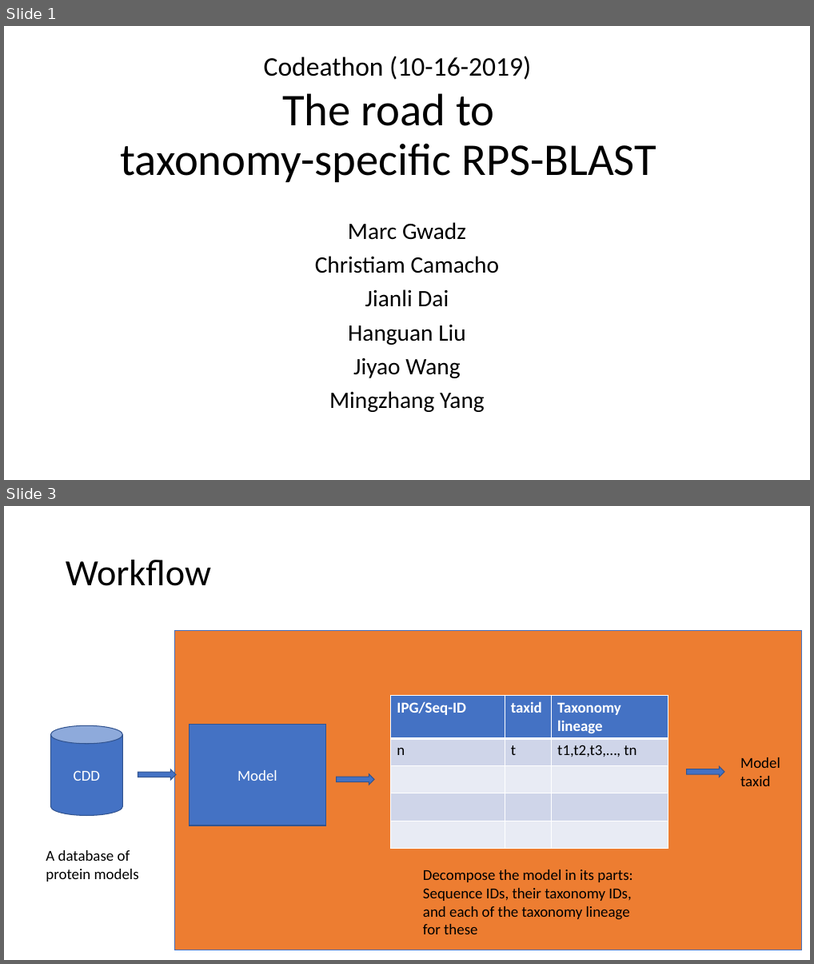
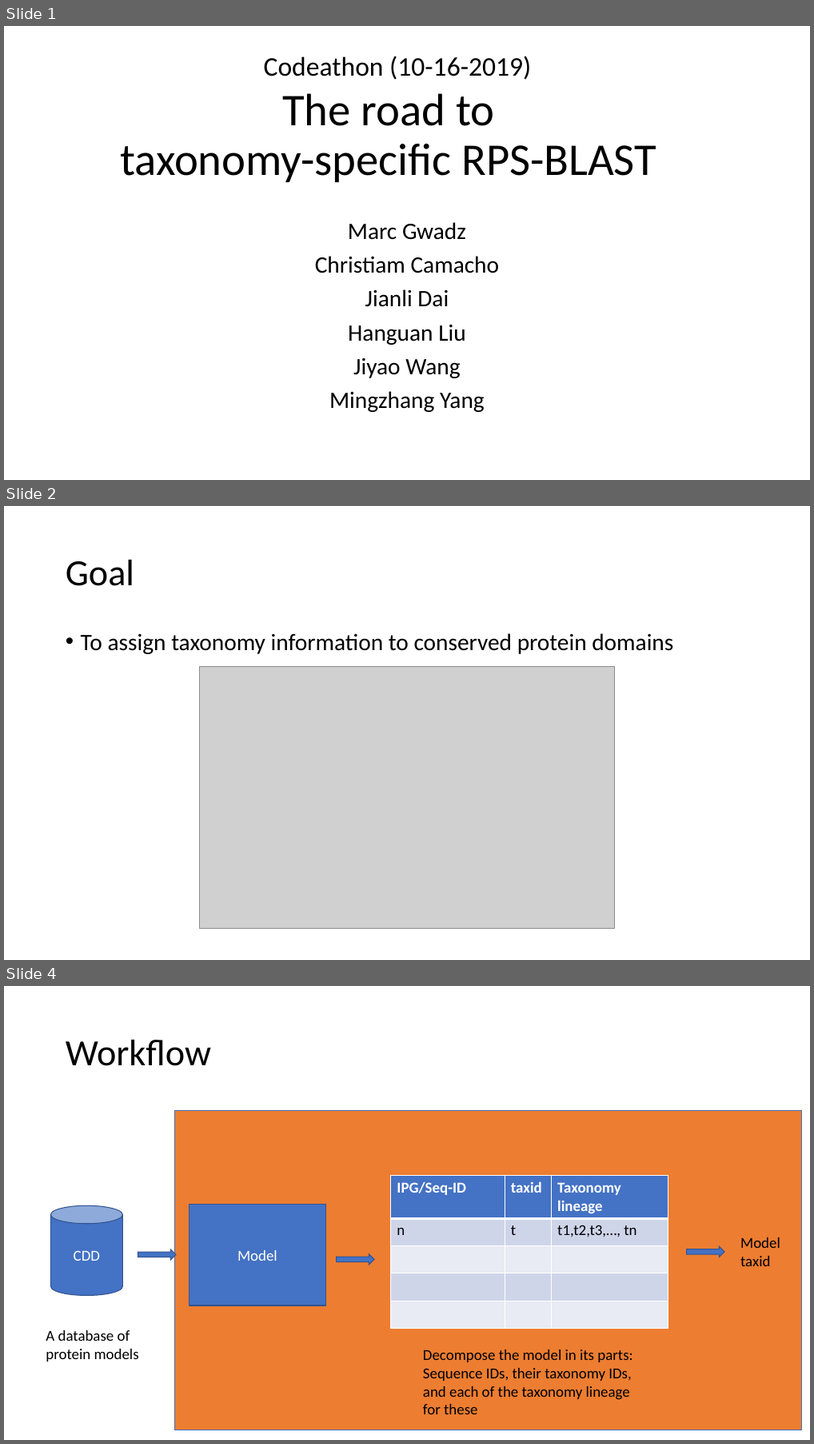
Before and after one commit to NCBI-Codeathons/Taxonomy-specific-RPS-BLAST-part-I, a slide deck: Presentation/Taxonomy-specific RPS-BLAST.pptx. Shown one above the other, each under a label of ours: slides 1 and 3 before the commit, slides 1, 2 and 4 after it; the slides between them are not shown. The pictures are 814x964 and 814x1444 pixels, drawn with LibreOffice and Linux fonts; fonts in the diff are those of the drawing; grey boxes stand for pictures. Boxes give left, top, right and bottom in pixels: in the first picture for what was removed or moved away, otherwise in the second. Text is boxed around its words. In the diff, an @@ line names an element or a change of style, - is before the commit and + after.

Commit message:
add a ETE tree to the goal slide, move the details to the detailed goal slide

```diff
--- a/Presentation/Taxonomy-specific RPS-BLAST.pptx
+++ b/Presentation/Taxonomy-specific RPS-BLAST.pptx
@@ slide 2 added at box(4, 506, 810, 960), background #FFFFFF @@
@@ title added at box(66, 560, 134, 586), 44 pt, text #000000 @@
+Goal
@@ text added at box(81, 633, 674, 654), 28 pt, text #000000 @@
+• To assign taxonomy information to conserved protein domains
@@ picture added at box(199, 666, 616, 928) @@
@@ what was slide 3 is now slide 4 @@
```
Also in this commit, not shown: 1 slide changed.
